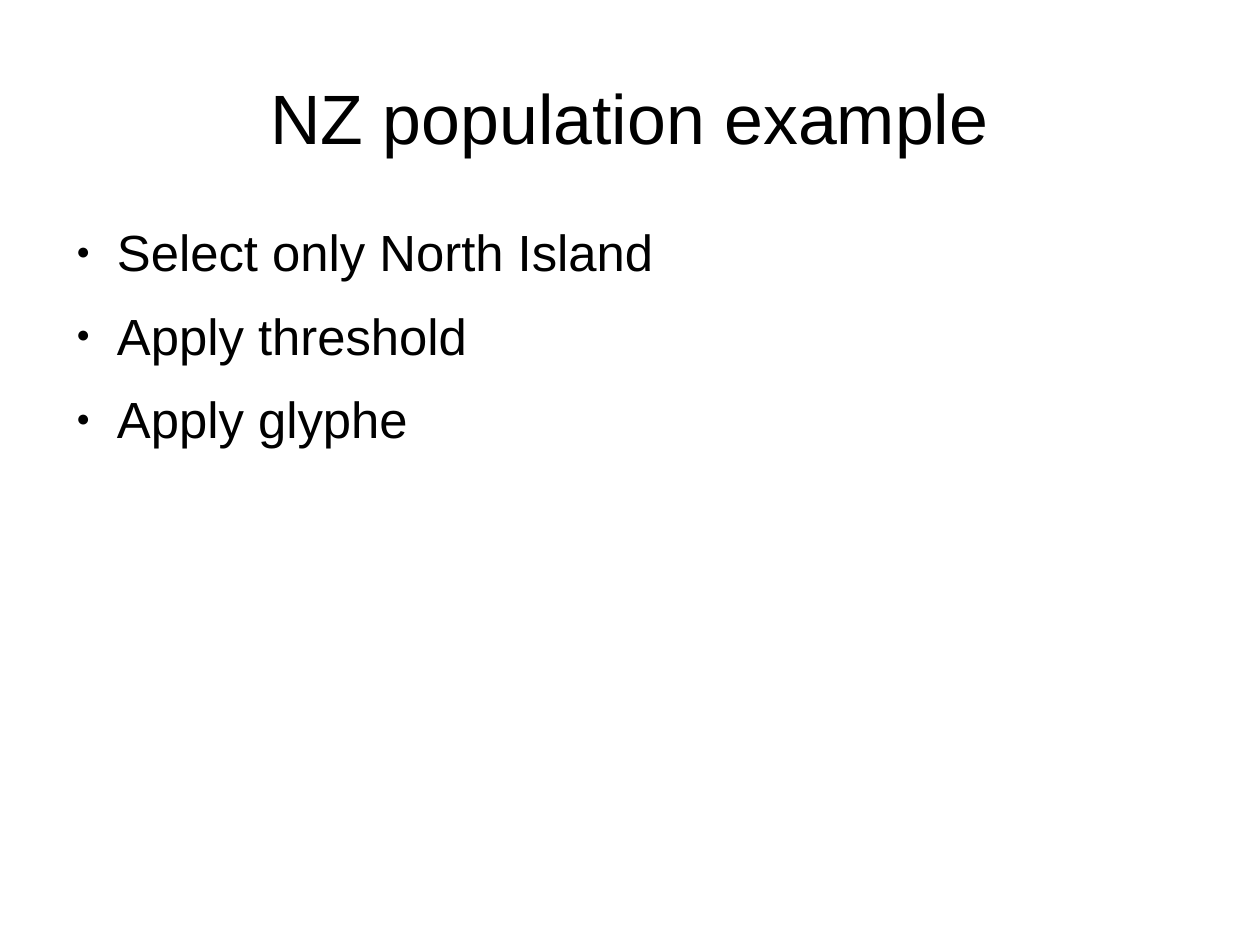
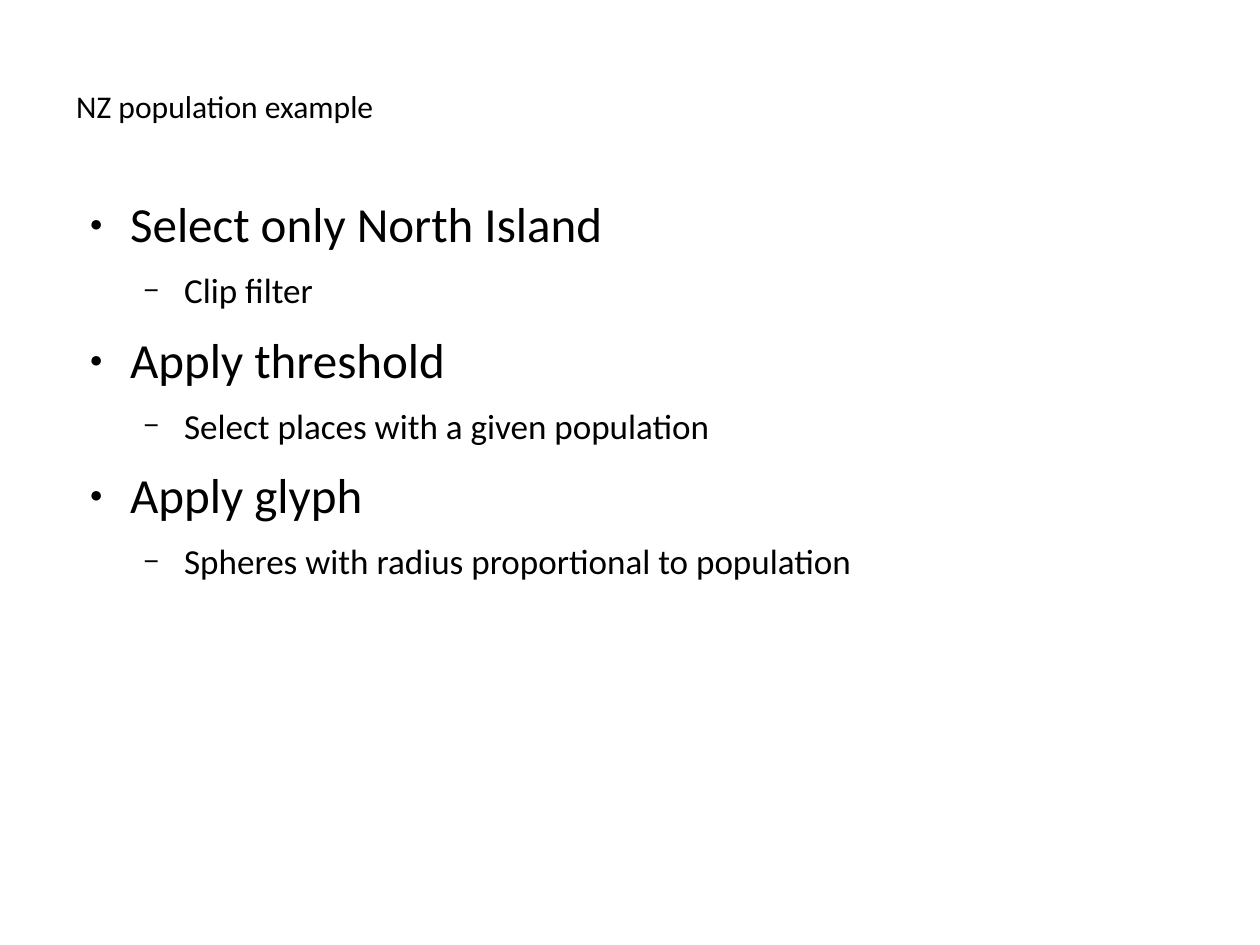
Before and after one commit to ucgmsim/workshops, a slide deck: slide 10 of presentation/slides.odp. Drawn at 1260x945 pixels with LibreOffice and Linux fonts; fonts in the diff are those of the drawing. Boxes give left, top, right and bottom in pixels: in the first picture for what was removed or moved away, otherwise in the second. Text is boxed around its words. In the diff, an @@ line names an element or a change of style, - is before the commit and + after.

```diff
--- a/presentation/slides.odp
+++ b/presentation/slides.odp
@@ title "NZ population example": place and size @@
-title "NZ population example" at (270,93,988,157)
+title "NZ population example" at (76,96,373,123)
@@ title "NZ population example" at (76,96,373,123): size 44 to 19.9 pt, font Arial to Calibri; alignment centre to left @@
@@ text "Select only North Island": place and size @@
-text "Select only North Island" at (117,234,654,449)
+text "Select only North Island" at (130,208,851,580)
@@ text at (130,208,602,250): size 32 to 30.9 pt, font Arial to Calibri in "Select only North Island", "Apply threshold"; line spacing 1 to 0.9; more space between paragraphs @@
@@ text at (184,278,313,309): paragraph added @@
+  − Clip filter
@@ text at (130,414,851,580): text changed; size 32 to 22.1 pt; font Arial to Calibri @@
-● Apply glyphe
+  − Select places with a given population
+● Apply glyph
+  − Spheres with radius proportional to population
```
Also in this commit, not shown: 10 other slides changed, 4 slides added.
